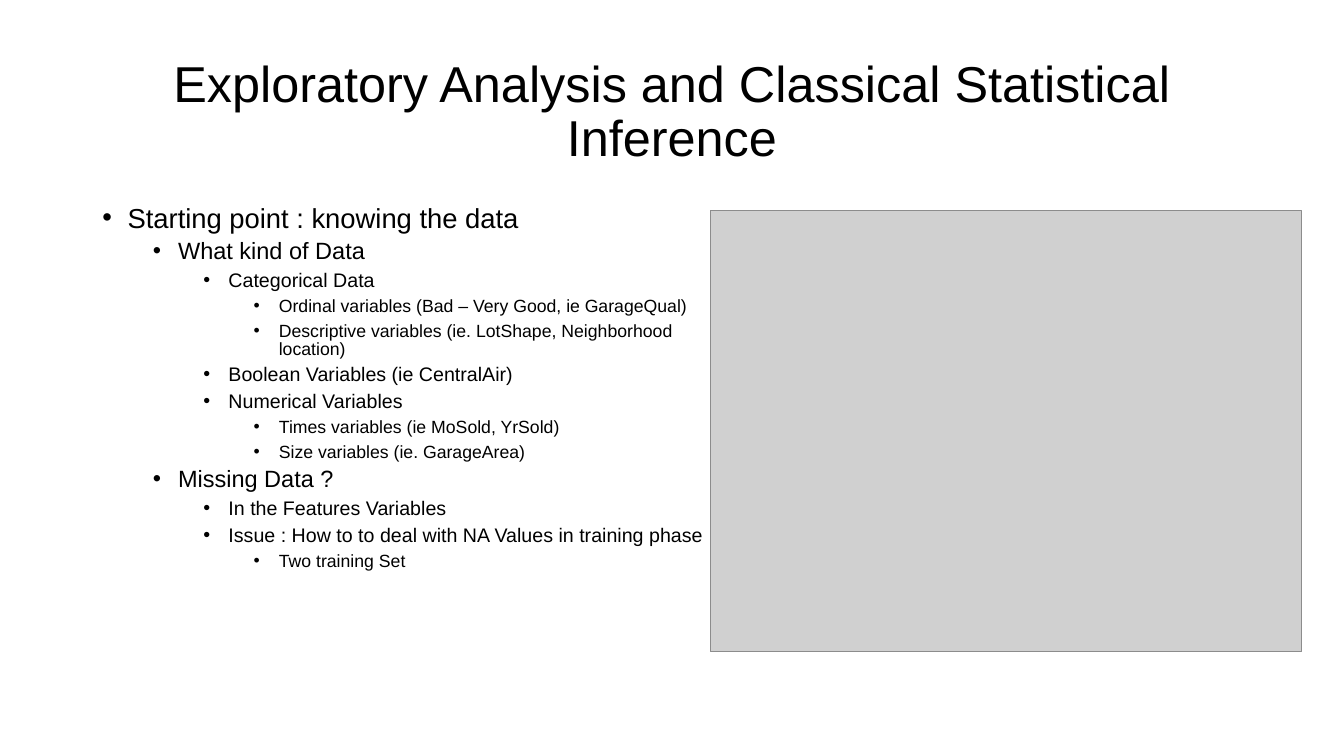
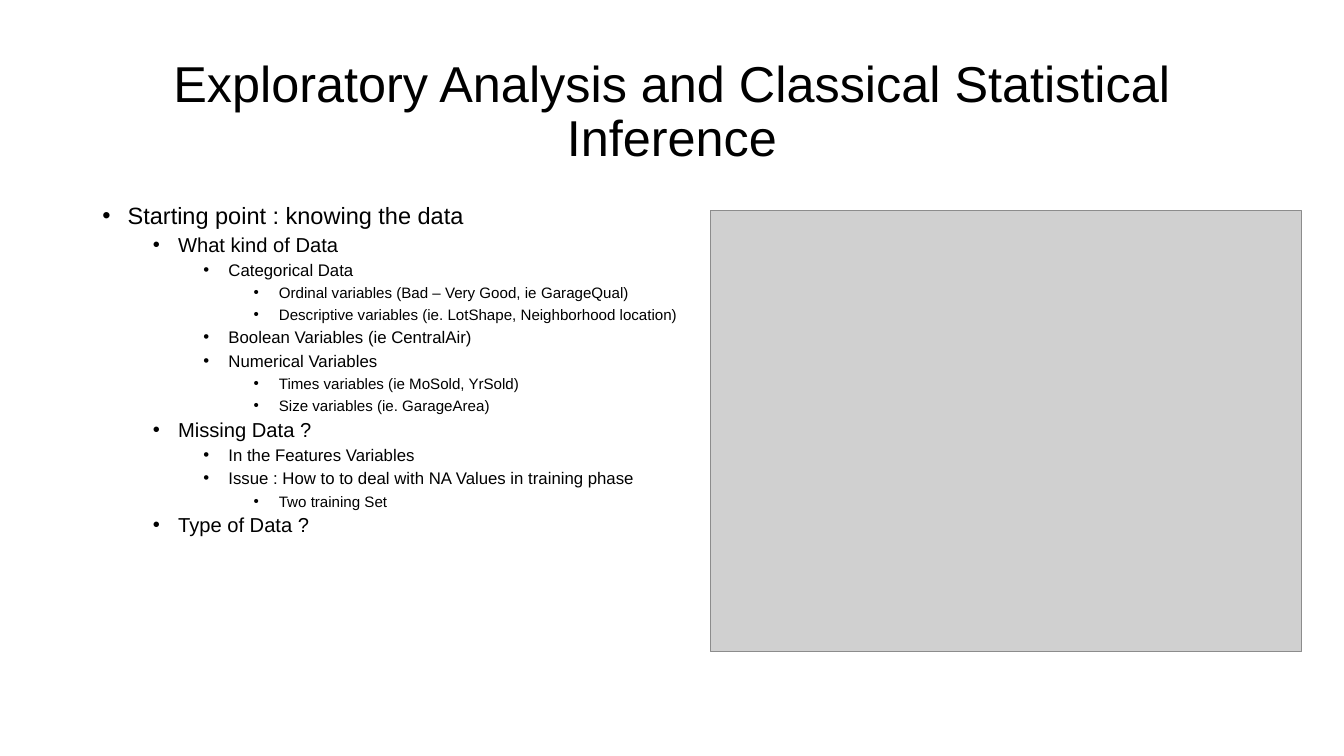
Before and after one commit to Kirill-101/CStat2026_project, a slide deck: slide 2 of CP_project_midterm_presentation.pptx. Drawn at 1344x756 pixels with LibreOffice and Linux fonts; fonts in the diff are those of the drawing; grey boxes stand for pictures. Boxes give left, top, right and bottom in pixels: in the first picture for what was removed or moved away, otherwise in the second. Text is boxed around its words. In the diff, an @@ line names an element or a change of style, - is before the commit and + after.

Commit message:
Add the ppt slides

```diff
--- a/CP_project_midterm_presentation.pptx
+++ b/CP_project_midterm_presentation.pptx
@@ text at bbox=[128, 207, 677, 510]: size 19.6 to 16.8 pt in "Starting point : knowing the data"; size 16.8 to 14.4 pt in "What kind of Data", "Missing Data ?"; size 14 to 12 pt in "Categorical Data", "Boolean Variables (ie CentralAir)", "Numerical Variables", "In the Features Variables" and 1 more places; size 12.6 to 10.8 pt in "Ordinal variables (Bad – Very Good, ie ...", "Descriptive variables (ie. LotShape, Neighborhood location)", "Times variables (ie MoSold, YrSold)", "Size variables (ie. GarageArea)" and 1 more places; line spacing 0.84 to 0.82 @@
@@ text at bbox=[178, 517, 293, 537]: paragraph added @@
+  • Type of Data ?
```
Also in this commit, not shown: 7 slides added, 1 slide removed, 6 other files.
